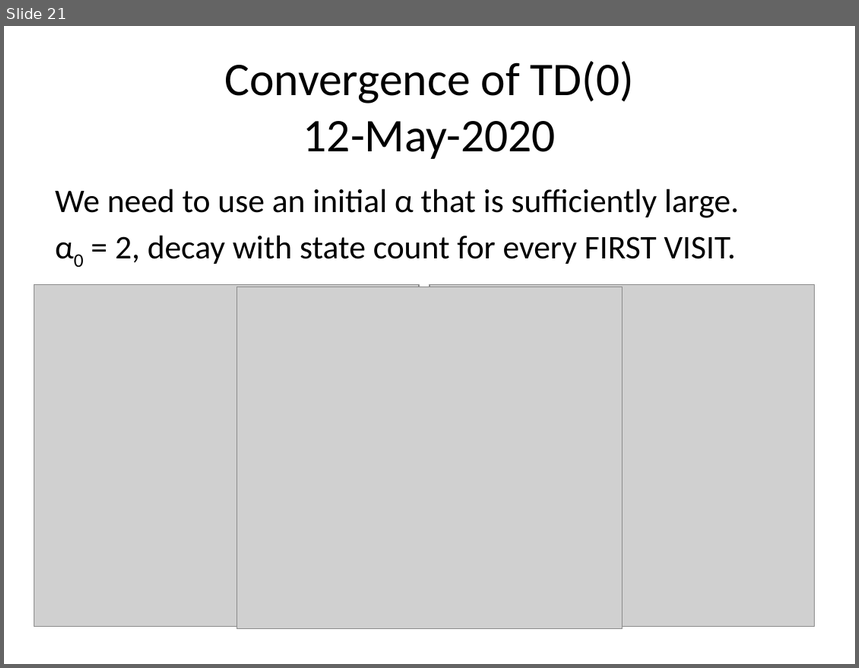
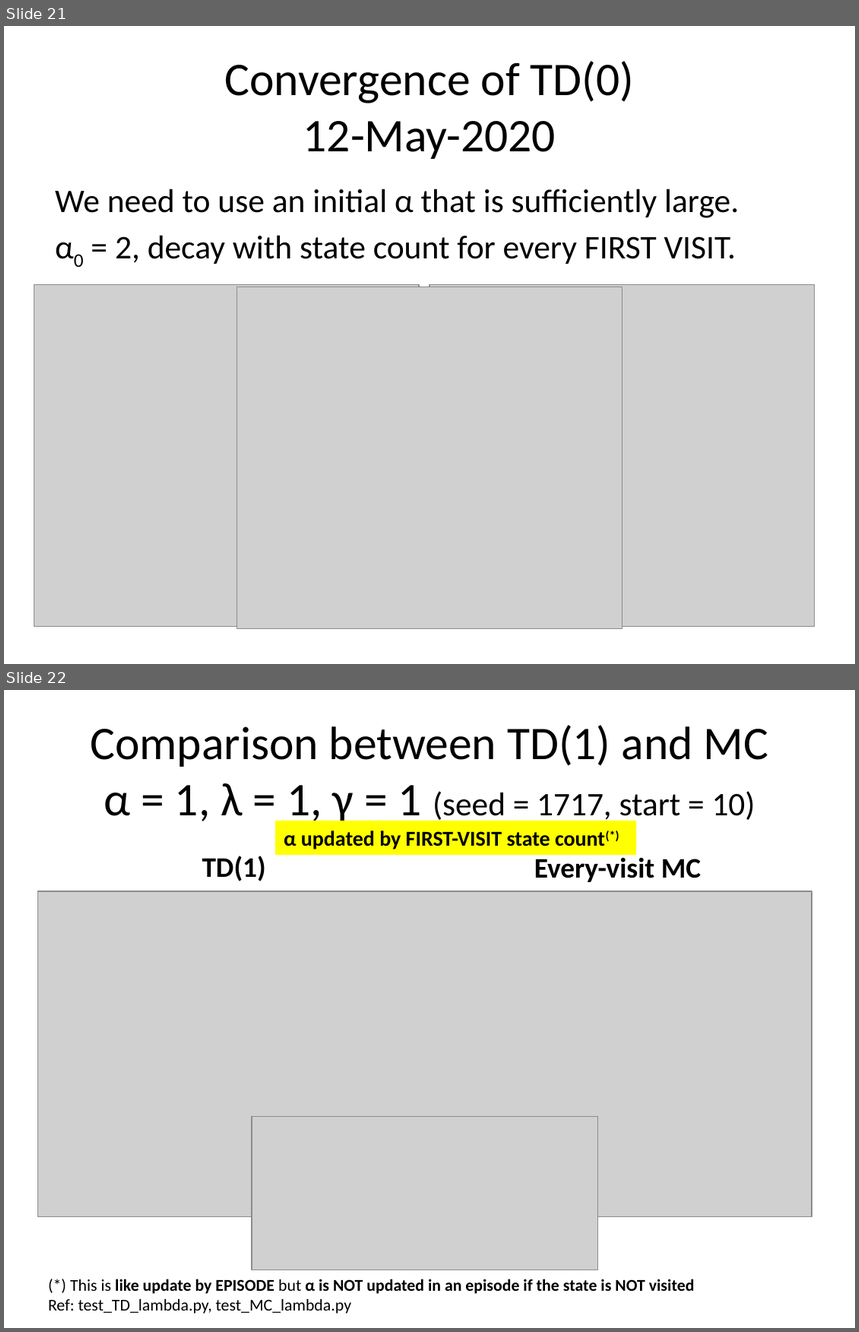
Before and after one commit to mastropi/RL, a slide deck: RL-001-MemoryManagement/results/202004Apr17-TestsTDLambdaMCLamba-1DGridworld.pptx. Shown one above the other, each under a label of ours: slide 21 before the commit, slides 21 and 22 after it. The pictures are 859x668 and 859x1332 pixels, drawn with LibreOffice and Linux fonts; fonts in the diff are those of the drawing; grey boxes stand for pictures. Boxes give left, top, right and bottom in pixels: in the first picture for what was removed or moved away, otherwise in the second. Text is boxed around its words. In the diff, an @@ line names an element or a change of style, - is before the commit and + after.

Commit message:
Improved information shown when debugging a simulation; results of first-visit update of alpha and TD(1) vs MC

```diff
--- a/RL-001-MemoryManagement/results/202004Apr17-TestsTDLambdaMCLamba-1DGridworld.pptx
+++ b/RL-001-MemoryManagement/results/202004Apr17-TestsTDLambdaMCLamba-1DGridworld.pptx
@@ slide 22 added at <box>4,690,855,1328</box>, background #FFFFFF @@
@@ title added at <box>90,725,769,827</box>, 39.6 pt, text #000000 @@
+Comparison between TD(1) and MC
+α = 1, λ = 1, γ = 1 (seed = 1717, start = 10)
@@ rectangle added at <box>275,820,636,854</box>, fill #FFFF00, 18 pt, text #000000, bold @@
+α updated by FIRST-VISIT state count(*)
@@ text added at <box>202,856,266,882</box>, 24 pt, text #000000, bold @@
+TD(1)
@@ text added at <box>534,854,701,882</box>, 24 pt, text #000000, bold @@
+Every-visit MC
@@ picture added at <box>38,891,813,1217</box> @@
@@ picture added at <box>252,1116,598,1271</box> @@
@@ text added at <box>48,1279,695,1314</box>, 14 pt, text #000000, bold @@
+(*) This is like update by EPISODE but α is NOT updated in an episode if the state is NOT visited
+Ref: test_TD_lambda.py, test_MC_lambda.py
```
Also in this commit, not shown: 1 other slide added, 18 other files.
